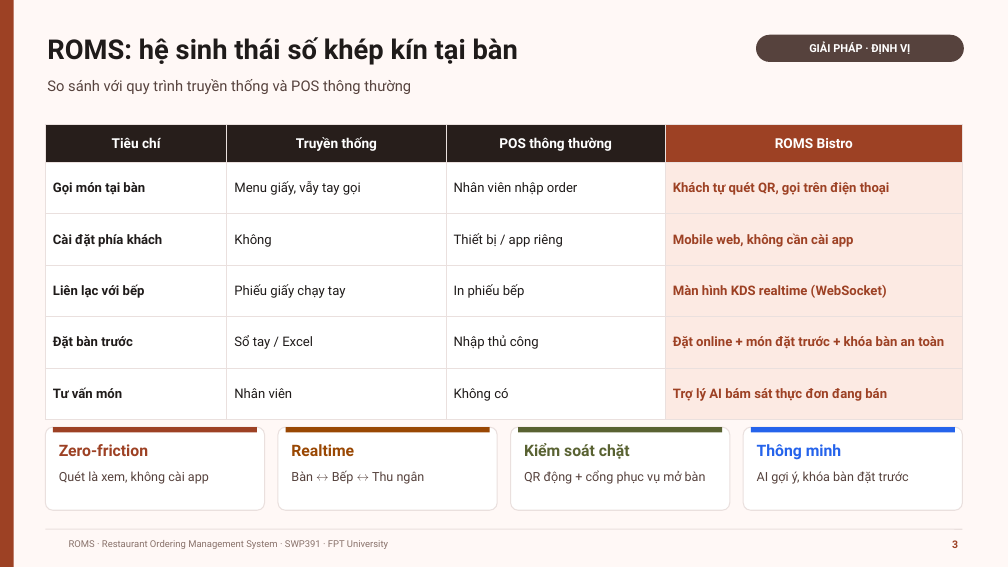
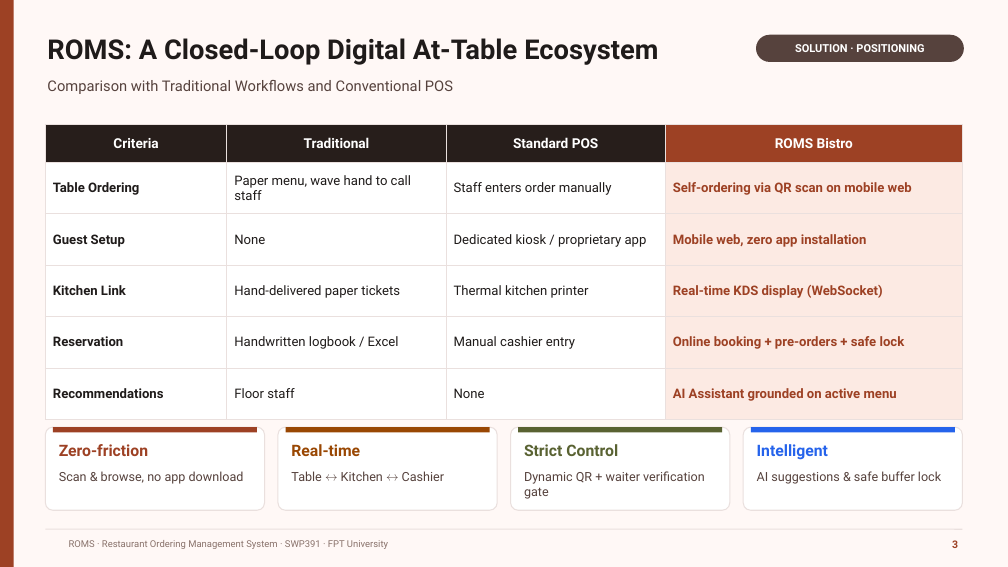
Before and after one commit to GROUP6-ROMS/Restaurant-Ordering-Management-System-ROMS, a slide deck: slide 3 of slide/ROMS_Bao_ve_SWP391.pptx. Drawn at 1008x567 pixels with LibreOffice and Linux fonts; fonts in the diff are those of the drawing; background and template pictures are left out. Boxes give left, top, right and bottom in pixels: in the first picture for what was removed or moved away, otherwise in the second. Text is boxed around its words. In the diff, an @@ line names an element or a change of style, - is before the commit and + after.

```diff
--- a/slide/ROMS_Bao_ve_SWP391.pptx
+++ b/slide/ROMS_Bao_ve_SWP391.pptx
@@ text at (47, 38, 658, 65): text changed @@
-ROMS: hệ sinh thái số khép kín tại bàn
+ROMS: A Closed-Loop Digital At-Table Ecosystem
@@ text in rounded rectangle at (795, 44, 924, 52): text changed @@
-GIẢI PHÁP · ĐỊNH VỊ
+SOLUTION · POSITIONING
@@ text at (47, 80, 453, 94): text changed @@
-So sánh với quy trình truyền thống và POS thông thường
+Comparison with Traditional Workflows and Conventional POS
@@ table at (45, 125, 963, 420) @@
-row 1: Tiêu chí | Truyền thống | POS thông thường | ROMS Bistro
+row 1: Criteria | Traditional | Standard POS | ROMS Bistro
-row 2: Gọi món tại bàn | Menu giấy, vẫy tay gọi | Nhân viên nhập order | Khách tự quét QR, gọi trên điện thoại
+row 2: Table Ordering | Paper menu, wave hand to call staff | Staff enters order manually | Self-ordering via QR scan on mobile web
-row 3: Cài đặt phía khách | Không | Thiết bị / app riêng | Mobile web, không cần cài app
+row 3: Guest Setup | None | Dedicated kiosk / proprietary app | Mobile web, zero app installation
-row 4: Liên lạc với bếp | Phiếu giấy chạy tay | In phiếu bếp | Màn hình KDS realtime (WebSocket)
+row 4: Kitchen Link | Hand-delivered paper tickets | Thermal kitchen printer | Real-time KDS display (WebSocket)
-row 5: Đặt bàn trước | Sổ tay / Excel | Nhập thủ công | Đặt online + món đặt trước + khóa bàn an toàn
+row 5: Reservation | Handwritten logbook / Excel | Manual cashier entry | Online booking + pre-orders + safe lock
-row 6: Tư vấn món | Nhân viên | Không có | Trợ lý AI bám sát thực đơn đang bán
+row 6: Recommendations | Floor staff | None | AI Assistant grounded on active menu
@@ text at (291, 444, 360, 456): text changed @@
-Realtime
+Real-time
@@ text at (524, 444, 618, 456): text changed @@
-Kiểm soát chặt
+Strict Control
@@ text at (757, 444, 828, 460): text changed @@
-Thông minh
+Intelligent
@@ text at (59, 471, 244, 484): text changed @@
-Quét là xem, không cài app
+Scan & browse, no app download
@@ text at (291, 471, 444, 481): text changed @@
-Bàn ↔ Bếp ↔ Thu ngân
+Table ↔ Kitchen ↔ Cashier
@@ text at (524, 471, 705, 499): text changed @@
-QR động + cổng phục vụ mở bàn
+Dynamic QR + waiter verification gate
@@ text at (757, 471, 941, 484): text changed @@
-AI gợi ý, khóa bàn đặt trước
+AI suggestions & safe buffer lock
```
Also in this commit, not shown: 22 other slides changed.
